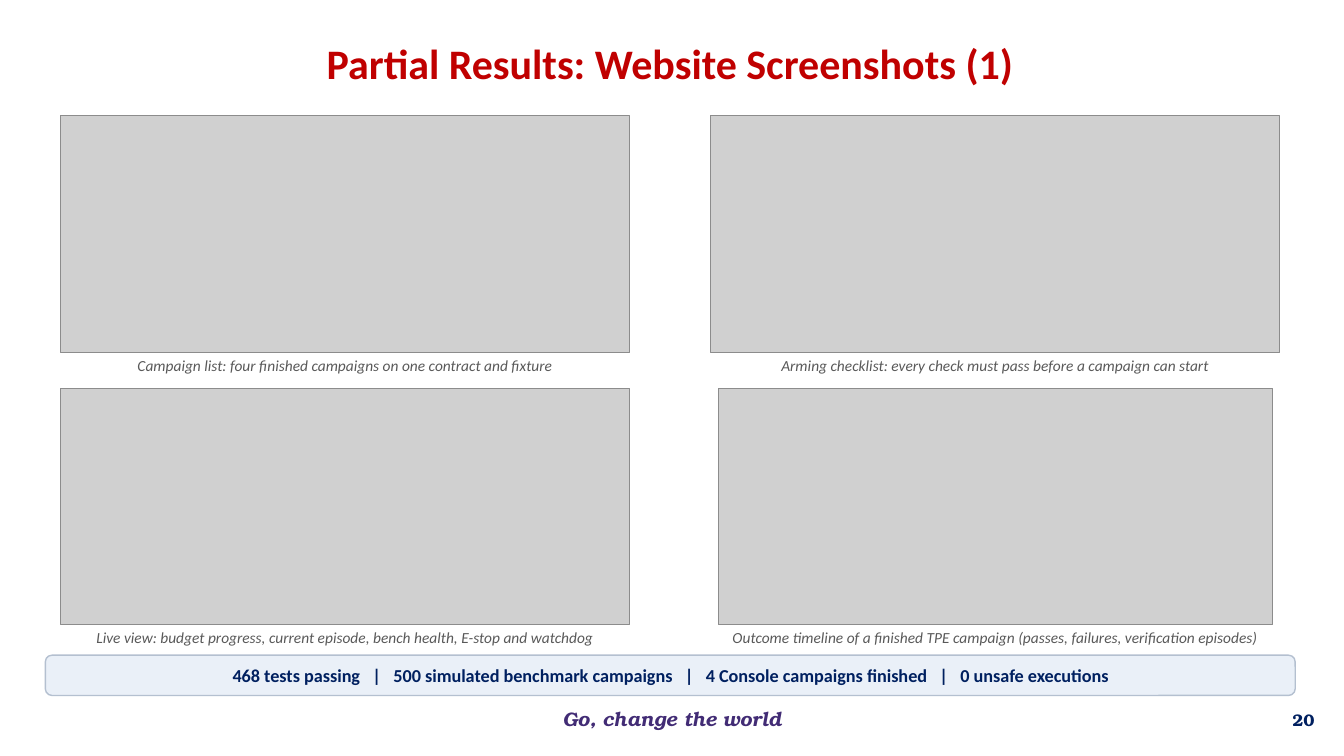
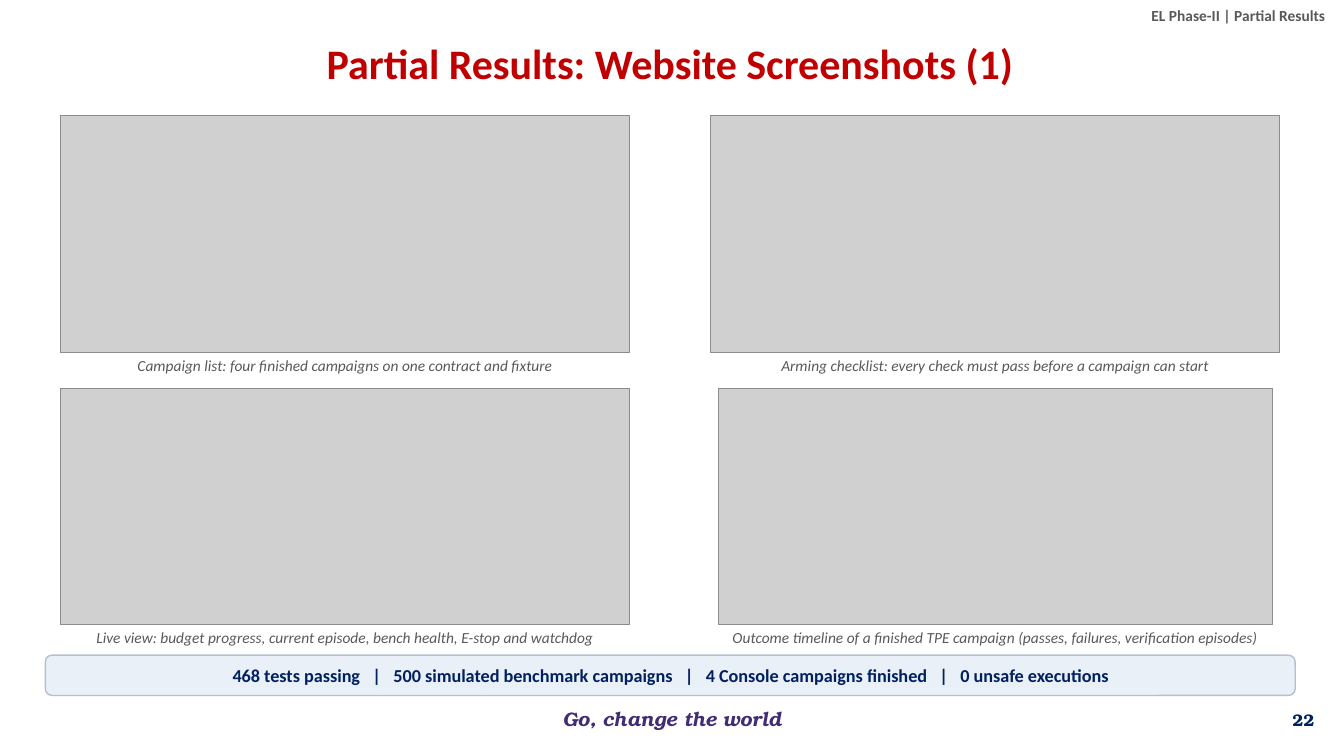
Before and after one commit to overclocked-2124/ChipCheck, a slide deck: slide 22 of docs/presentation/AI-Driven Adaptive Physical Testing for Embedded Systems - Phase 2.pptx (slide 20 before the commit). Drawn at 1344x756 pixels with LibreOffice and Linux fonts; fonts in the diff are those of the drawing; grey boxes stand for pictures; background and template pictures are left out. Boxes give left, top, right and bottom in pixels: in the first picture for what was removed or moved away, otherwise in the second. Text is boxed around its words. In the diff, an @@ line names an element or a change of style, - is before the commit and + after.

```diff
--- a/docs/presentation/AI-Driven Adaptive Physical Testing for Embedded Systems - Phase 2.pptx
+++ b/docs/presentation/AI-Driven Adaptive Physical Testing for Embedded Systems - Phase 2.pptx
@@ text added at (1151, 10, 1325, 21), 11 pt, text #595959, bold @@
+EL Phase-II | Partial Results
@@ page number at (1292, 714, 1314, 726): text changed @@
-20
+22
```
Also in this commit, not shown: 16 other slides changed, 4 slides added, 1 slide removed.
